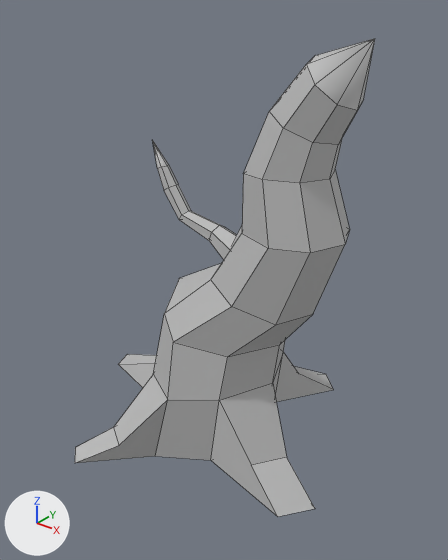
Before and after pictures for a commit that changed the FBX model BearPrototypes/Assets/Objects/BrotherTree.fbx.
Both versions are drawn from a 50 mm lens placed at (14.38, -16.86, 16.78), pointed at (0.08, 1.01, 5.7). Lighting does not change. The marker at lower left points along +X, +Y and +Z. Mesh edges are drawn as thin lines. Where no turn or scale is listed for an object, it has been applied to the vertices.

Names of what the first picture shows: 'Brother_Tree'.
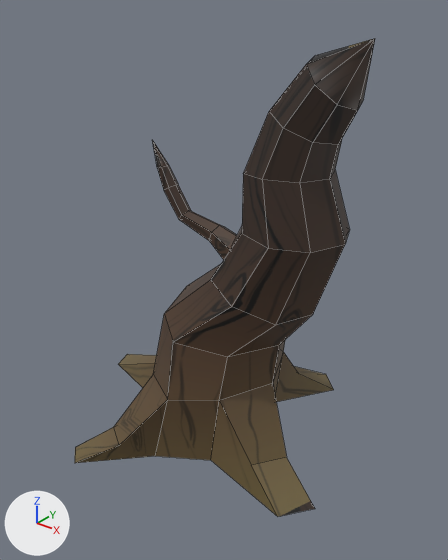
Boxes (x1, y1, x2, y2) around the edits, measured in the pictures (448 x 560 px; the box of a moved part takes in the faces that stretch with it):
part 1 of me_mesh, moved or reshaped: (164, 264, 221, 314) in both
part 2 of me_mesh, recoloured (grey to brown): (75, 39, 375, 517) in both

The change in detail:
Picture 'Tree_Texture.png' (img_tree_texture_png) is new.
Material 'TreeTexture1' (mat_treetexture1) is new.
Its texture is img_tree_texture_png (with its transparency).
me_mesh is used by ob_brother_tree; location (-1.46, 0.83, 7.9).
Verts and faces of me_mesh; kept vertices keep their numbers, new ones are numbered from 112.
Before the commit, vertices of me_mesh: 60 (-0.4, -0.4, -2.5) at pixel (179, 278).
me_mesh had 112 vertices, 110 faces and spanned x -6.1..7.4, y -5.7..6.0, z -9.7..7.4.
me_mesh now has 112 vertices, 106 faces and spans x -6.1..7.4, y -5.7..6.0, z -9.7..7.4.
Part 1, on me_mesh:
Vertex 60 moves to (0.0, -0.4, -2.8), pixel (186, 286).
me_mesh part 2: 106 faces spanning x -6.1..7.4, y -5.7..6.0, z -9.7..7.4 switch from mat_lambert1 (grey #bcbcbc) to mat_treetexture1 (picture img_tree_texture_png).
